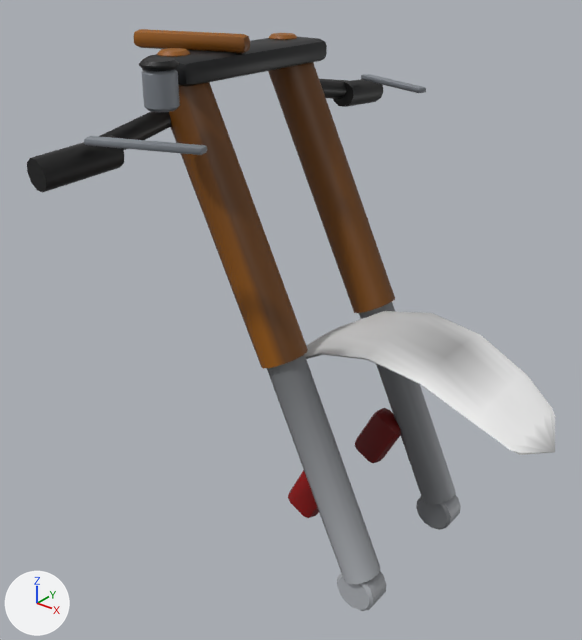
The glTF model blender/bike_super_front.glb: old version first, new version second.
Both versions are drawn from a camera (50 mm lens) standing at (1.155, -0.814, 1.117) and looking at (0.544, -0.051, 0.644). Lighting does not change. The marker at lower left points along +X, +Y and +Z. The first picture is the older version. Vertices at exactly the same position are counted once.

Script lines for the objects in view, before the commit:
```python
me_fender_031 = bpy.data.meshes.new('fender.031')
me_fender_031.from_pydata(...)  # 170 vertices, 336 faces; spans x 0.495..0.904, y -0.081..0.081, z 0.54..0.657
me_fender_031.materials.append(mat_p_body)
me_forkl1_015 = bpy.data.meshes.new('forkL1.015')
me_forkl1_015.from_pydata(...)  # 32 vertices, 60 faces; spans x 0.553..0.734, y -0.131..-0.079, z 0.324..0.63
me_forkl1_015.materials.append(mat_x_steel)
me_forku1_015 = bpy.data.meshes.new('forkU1.015')
me_forku1_015.from_pydata(...)  # 32 vertices, 60 faces; spans x 0.381..0.605, y -0.137..-0.073, z 0.605..0.974
me_forku1_015.materials.append(mat_m_gold)
me_grip_1_015 = bpy.data.meshes.new('grip-1.015')
me_grip_1_015.from_pydata(...)  # 20 vertices, 36 faces; spans x 0.3961..0.4439, y 0.2226..0.3274, z 0.862..0.906
me_grip_1_015.materials.append(mat_m_tyre)
ob_bk_fender = bpy.data.objects.new('bk_fender', me_fender_031)
ob_bk_fender.location = (0.0, 0.0, 0.0)
ob_bk_forkl1 = bpy.data.objects.new('bk_forkL1', me_forkl1_015)
ob_bk_forkl1.location = (0.0, 0.0, 0.0)
ob_bk_forku1 = bpy.data.objects.new('bk_forkU1', me_forku1_015)
ob_bk_forku1.location = (0.0, 0.0, 0.0)
ob_bk_grip_1 = bpy.data.objects.new('bk_grip-1', me_grip_1_015)
ob_bk_grip_1.location = (0.0, 0.0, 0.0)
# also in view: 'bk_forkU-1' at (0.493, 0.105, 0.789); 'bk_clamp' at (0.42, 0.0, 0.965); 'bk_clipon1' at (0.415, -0.192, 0.9); 'bk_axleclamp1' at (0.71, -0.105, 0.315); 'bk_damper' at (0.39, -0.06, 0.99)
```
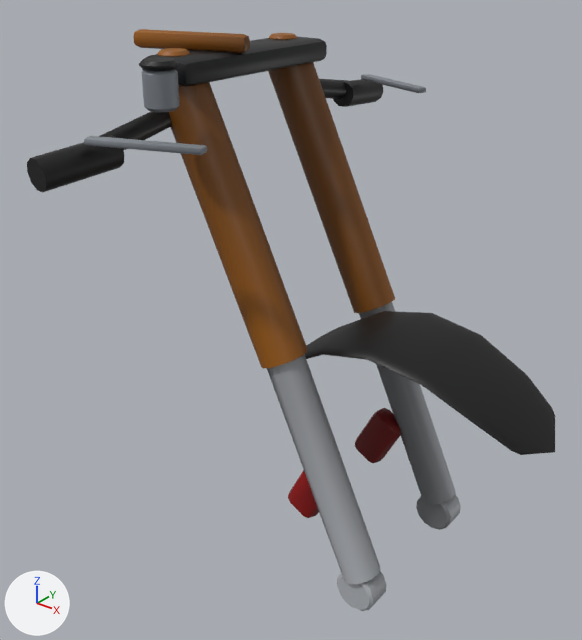
Changed parts and their boxes [x1, y1, x2, y2] in the pictures (582 x 640 px):
part 1 of me_fender_031, recoloured (grey to black): [305, 318, 468, 364] in both
part 2 of me_fender_031, recoloured (light grey to black): [305, 311, 553, 455] in both
part 3 of me_fender_031, recoloured (white to black): [420, 335, 555, 455] in both
part 4 of me_forkl1_015, edited (looks the same): [273, 366, 372, 584] in both
part 5 of me_forkl1_015, recoloured: [269, 358, 333, 495] in both
part 6 of me_forku1_015, recoloured: [211, 152, 308, 368] in both

The change, as a list of edits to the scene's bpy script:
```text
Add mat_m_carbon:
    mat_m_carbon = bpy.data.materials.new('M_carbon')
    # nodes: BsdfPrincipled, Mix, OutputMaterial, VertexColor
    # colours: black #23252a, mixed with the vertex colours
Change me_fender_031:
    where me_fender_031.from_pydata(...)  # 170 vertices, 336 faces; spans x 0.495..0.904, y -0.081..0.081, z 0.54..0.657
    used by ob_bk_fender; location = (0.0, 0.0, 0.0)
    remove me_fender_031.materials.append(mat_p_body)
    me_fender_031 part 1: 170 faces centred in x 0.507..0.886, y -0.079..0.079, z 0.548..0.654 are repainted in the vertex colours; the middle colour goes from grey #a0a0a0 to black #121316
    me_fender_031 part 2: 111 faces centred in x 0.529..0.888, y -0.079..0.079, z 0.569..0.653 are repainted in the vertex colours; the middle colour goes from light grey #c5c5c5 to black #191b1f
    me_fender_031 part 3: 55 faces centred in x 0.783..0.886, y -0.076..0.076, z 0.573..0.633 are repainted in the vertex colours; the middle colour goes from white #fbfbfb to black #222429
    add me_fender_031.materials.append(mat_m_carbon)
Change me_forkl1_015:
    where me_forkl1_015.from_pydata(...)  # 32 vertices, 60 faces; spans x 0.553..0.734, y -0.131..-0.079, z 0.324..0.63
    used by ob_bk_forkl1; location = (0.0, 0.0, 0.0)
    me_forkl1_015 part 4: 4 faces centred in x 0.663..0.686, y -0.13..-0.118, z 0.428..0.439 are repainted in the vertex colours; the middle colour goes from grey #858788 to grey #b3b5b8
    me_forkl1_015 part 5: 7 faces centred in x 0.615..0.688, y -0.13..-0.098, z 0.44..0.535 are repainted in the vertex colours; the middle colour goes from grey #858788 to grey #b2b4b7
Change me_forku1_015:
    where me_forku1_015.from_pydata(...)  # 32 vertices, 60 faces; spans x 0.381..0.605, y -0.137..-0.073, z 0.605..0.974
    used by ob_bk_forku1; location = (0.0, 0.0, 0.0)
    me_forku1_015 part 6: 41 faces centred in x 0.438..0.604, y -0.136..-0.074, z 0.605..0.86 are repainted in the vertex colours; the middle colour goes from yellow #8b6b1a to yellow #a78122
```
